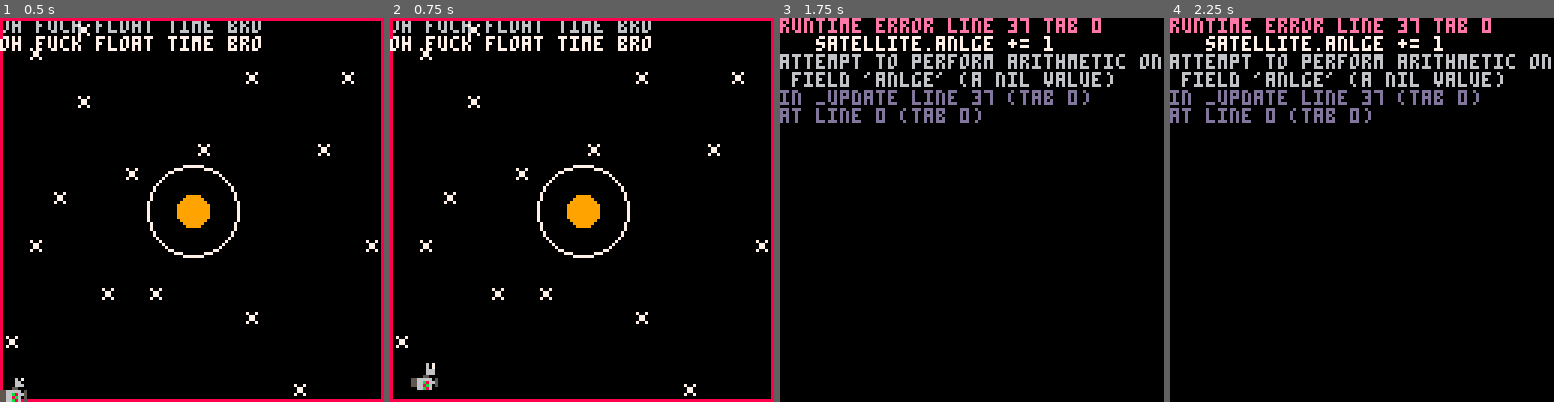
Above: before the commit, frames 1-4 (left to right).
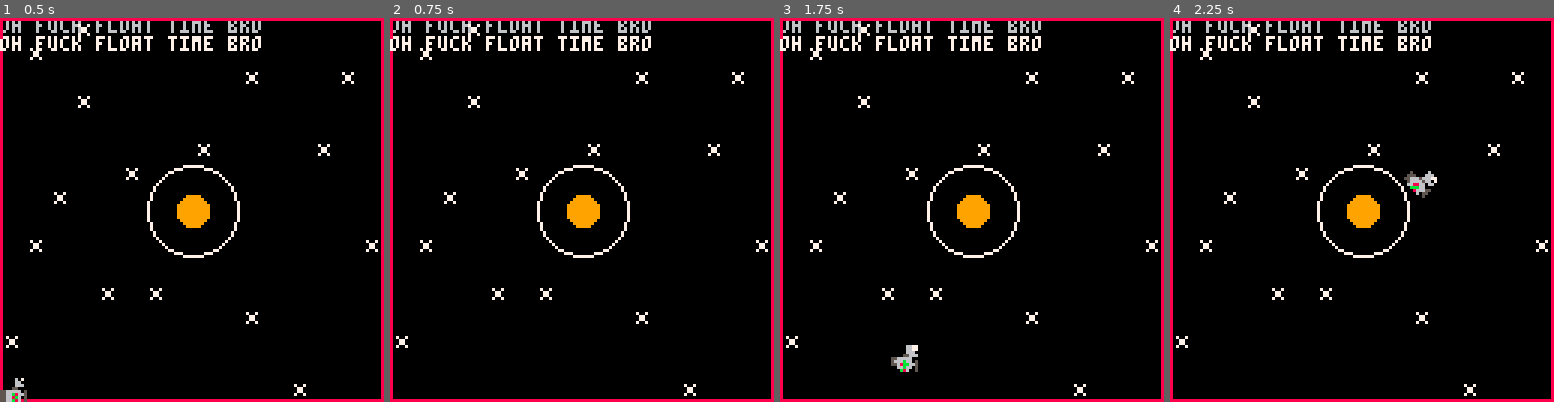
Above: after the commit, the same moments.

Repository: jackawackadoo/Sattelite_Racer
Game: PICO-8 cartridge sattelite_racer.p8
Two runs of this game, one before a commit and one after it. Both use one fixed random seed, a clock stepped at 60 frames per second and the inputs below.
Inputs:
- Up to frame 1 (0.5 s): tap X (X key) at 0.33 s
- Up to frame 2 (0.75 s): tap O (Z key) at 0.7 s
- Up to frame 3 (1.75 s): tap X (X key) at 1.07 s; hold Right from 1.6 s (still down); tap O (Z key) at 1.7 s
- Up to frame 4 (2.25 s): tap X (X key) at 1.85 s; release Right at 2.1 s; tap O (Z key) at 2.1 s

Frame 1 is identical in both runs. In frame 2, 0.3% of the frame differs, in the area x 5-13%, y 89-97%; in frame 3, 12%; in frame 4, 12%, in the area x 0-100%, y 0-100%.
Error before the commit: runtime error line 37 tab 0; satellite.anlge += 1; attempt to perform arithmetic on field 'anlge' (a nil value)

Commit message:
launch works now

Diff:
--- a/sattelite_racer.p8
+++ b/sattelite_racer.p8
@@ -37,7 +37,7 @@
 function _update()
 		cls()
 		if (satellite.angle < 0) then
-			satellite.anlge += 1
+			satellite.angle += 1
 		end
 		satellite.angle = angle_r / 360
 		if btn(➡️) then angle_r -= 3 end
@@ -226,7 +226,7 @@
 -- launch sat out of gravity
 function sat_fart(sat)
 	sat.launch_available = false
-	sat.launch_angle = sat.angle
+	sat.launch_angle = sat.angle + 0.25
 
 	sat.speed = cos(sat.launch_angle) * c_speed
 
